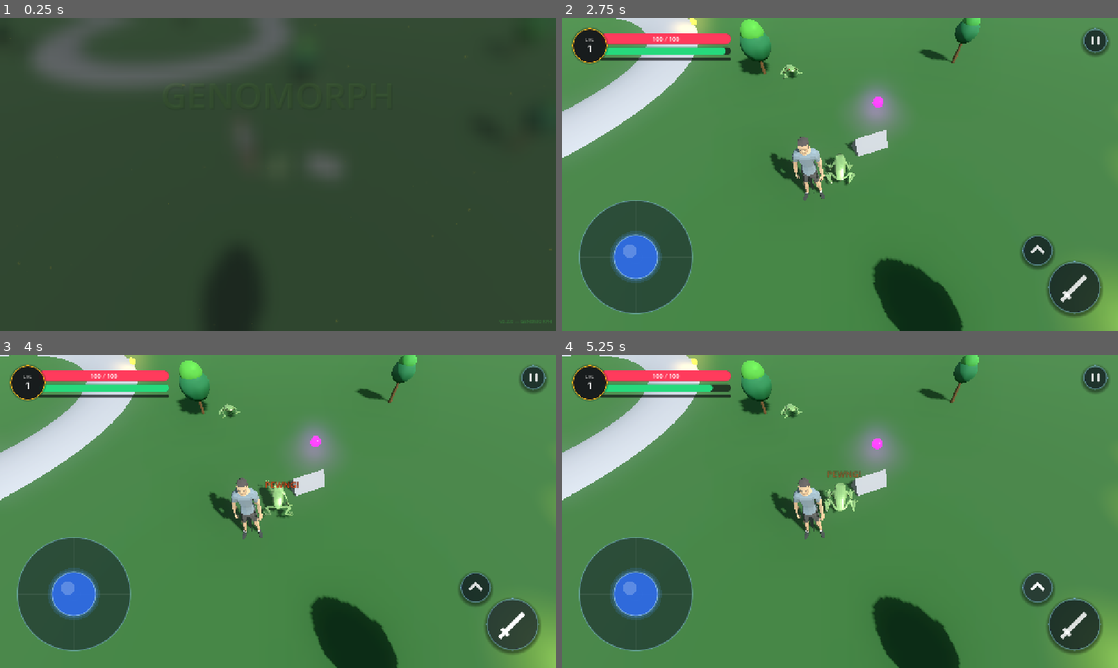
Above: before the commit, frames 1-4 (two rows, left to right).
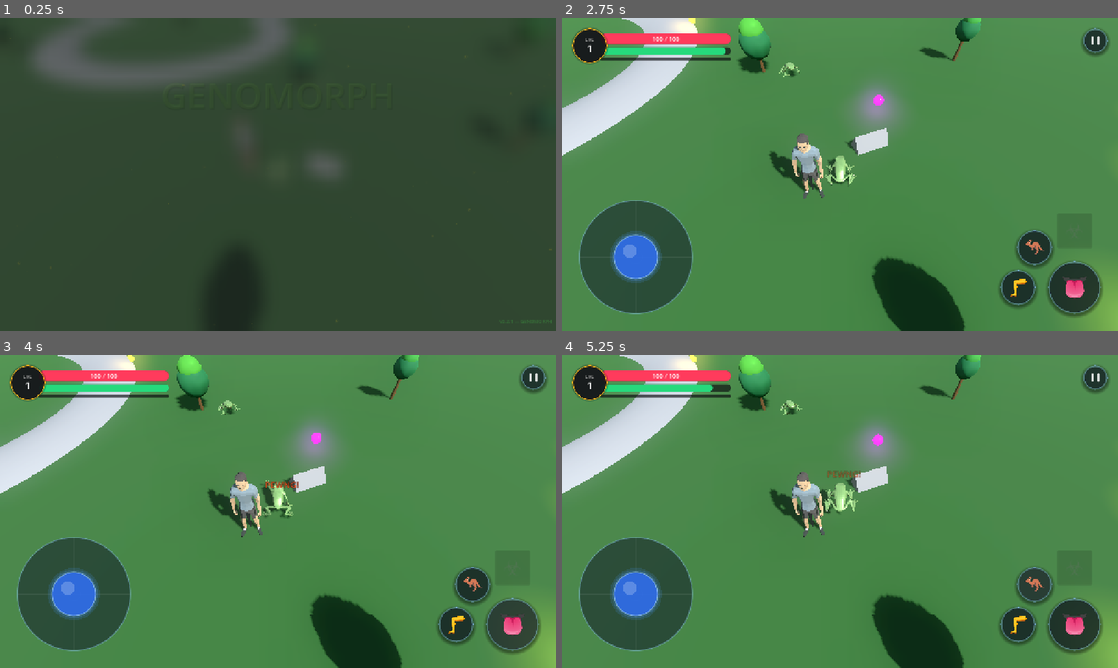
Above: after the commit, the same moments.

Repository: TradsKraken/GENOMORPH-
Game: Godot game, scene res://ui/main_menu.tscn
The game is run twice, just before and just after one commit, with the same random seed, the same clock (stepped at 60 frames per second) and the same inputs.
Inputs (mouse positions are in pixels of both pictures, inside the frame that each line leads up to):
- Up to frame 1 (0.25 s): no input
- Up to frame 2 (2.75 s): tap Enter (ui_accept) at 0.5, 0.77 s; move the mouse to (962, 158) at 0.52 s; hold Right (ui_right) 0.53-1.25 s; click (962, 158) at 0.67 s; click "PLAY GAME" at 1.25 s; click "PLAY GAME" at 2 s
- Up to frame 3 (4 s): drag from (166, 527) to (250, 574) at 2.77 s; click (511, 624) at 3.52 s
- Up to frame 4 (5.25 s): click (1073, 624) at 4.25 s, where only the run after the commit has a clickable "👅"; click (1040, 586) at 5.02 s

The runs differ from the first frame. In frame 2, 3.0% of the frame differs, in the area x 0-95%, y 0-100%; in frame 3, 4.1%; in frame 4, 4.1%.

Commit message:
feat: implement NPC interaction system, player character scene, and comprehensive mobile-friendly HUD

Diff:
--- a/levels/node_3d.tscn
+++ b/levels/node_3d.tscn
@@ -1743,7 +1743,7 @@
 surface_material_override/0 = SubResource("GroundMat")
 
 [node name="CollisionShape3D" type="CollisionShape3D" parent="Ground" unique_id=36256288]
-transform = Transform3D(6.17, 0, 0, 0, 6.17, 0, 0, 0, 6.17, 0, -0.1, 0)
+transform = Transform3D(6.17, 0, 0, 0, 1, 0, 0, 0, 6.17, 0, -0.1, 0)
 shape = SubResource("GroundShape")
 
 [node name="Frog NPC" parent="." unique_id=980342005 instance=ExtResource("7_4b24i")]
@@ -1775,7 +1775,7 @@
 [node name="StaticBody3D" type="StaticBody3D" parent="." unique_id=1729106432]
 
 [node name="MeshInstance3D" type="MeshInstance3D" parent="StaticBody3D" unique_id=1692943073]
-transform = Transform3D(0.95272344, 0, -2.2571704, 0, 2.45, 0, 2.2571704, 0, 0.95272344, 2.1685376, 0, -2.7444468)
+transform = Transform3D(0.95272344, 0, -2.2571704, 0, 2.45, 0, 2.2571704, 0, 0.95272344, 2.1685376, 0, -2.7452707)
 mesh = SubResource("PrismMesh_a0tk4")
 
 [node name="CollisionShape3D2" type="CollisionShape3D" parent="StaticBody3D" unique_id=515583625]
--- a/levels/npc_frog.gd
+++ b/levels/npc_frog.gd
@@ -1,7 +1,7 @@
 extends Node3D
 
 @export var interact_distance: float = 4.0
-@export var prompt_text: String = "Talk with Lolo Palaka..."
+@export var prompt_text: String = "Tap to talk"
 
 var _label: Label3D
 var _anim_player: AnimationPlayer
--- a/player/player.tscn
+++ b/player/player.tscn
@@ -11,7 +11,7 @@
 script = ExtResource("1_player_script")
 
 [node name="CollisionShape3D" type="CollisionShape3D" parent="." unique_id=1990818176]
-transform = Transform3D(1, 0, 0, 0, 1, 0, 0, 0, 1, 0, 0.9, 0)
+transform = Transform3D(3.235, 0, 0, 0, 0.08424103, -1.8426651, 0, 1.6728802, 0.09279087, 0, 0.6903548, 0.109)
 shape = SubResource("2_capsule_shape")
 
-[node name="Frog" parent="." instance=ExtResource("2_frog_scene")]
+[node name="Frog" parent="." unique_id=108799412 instance=ExtResource("2_frog_scene")]
--- a/project.godot
+++ b/project.godot
@@ -11,7 +11,7 @@
 [application]
 
 config/name="GENOMORPH"
-config/version="0.2.0"
+config/version="0.2.1"
 run/main_scene="res://ui/main_menu.tscn"
 config/features=PackedStringArray("4.7", "Mobile")
 config/icon="res://assets/icon.svg"
--- /dev/null
+++ b/ui/action_buttons.gd
@@ -0,0 +1,25 @@
+extends Control
+
+@onready var primary_btn: Button = $PrimaryAttack
+@onready var skill1_btn: Button = $Skill1
+@onready var skill2_btn: Button = $Skill2
+@onready var skill3_btn: Button = $Skill3
+
+func _ready() -> void:
+	# Skill 3 (Cutaneous Respiration - Ultimate)
+	# Zones 1–3 (Locked State): visually greyed out, transparent, completely unclickable.
+	skill3_btn.disabled = true
+	skill3_btn.modulate = Color(0.5, 0.5, 0.5, 0.5)
+
+# The following methods will be connected to button signals later
+func _on_primary_attack_pressed() -> void:
+	pass
+
+func _on_skill1_pressed() -> void:
+	pass
+
+func _on_skill2_pressed() -> void:
+	pass
+
+func _on_skill3_pressed() -> void:
+	pass
--- a/ui/hud.gd
+++ b/ui/hud.gd
@@ -24,7 +24,9 @@
 var _lvl_lbl:    Label
 
 var _attack_btn: Button
+var _skill1_btn: Button
 var _jump_btn:   Button
+var _skill3_btn: Button
 var _menu_btn:   Button
 var _menu_panel: PanelContainer
 var _menu_open:  bool = false
@@ -124,35 +126,68 @@
 # ── Action Buttons ────────────────────────────────────────────────────────────
 
 func _build_action_buttons() -> void:
-	# Attack Button (Main, Bottom Right)
-	_attack_btn = _make_circle_btn("", 120, C_BTN_NORM)
+	# 1. Primary Attack Button (Sticky Tongue Whip)
+	# Largest button, outermost bottom-right
+	_attack_btn = _make_circle_btn("👅", 120, C_BTN_NORM)
+	_attack_btn.add_theme_font_size_override("font_size", 64)
 	_attack_btn.set_anchor(SIDE_RIGHT, 1.0)
 	_attack_btn.set_anchor(SIDE_BOTTOM, 1.0)
 	_attack_btn.set_anchor(SIDE_LEFT, 1.0)
 	_attack_btn.set_anchor(SIDE_TOP, 1.0)
 	_attack_btn.offset_right  = -40
 	_attack_btn.offset_bottom = -40
-	_attack_btn.offset_left   = -40 - 120
-	_attack_btn.offset_top    = -40 - 120
+	_attack_btn.offset_left   = -160
+	_attack_btn.offset_top    = -160
 	_attack_btn.button_down.connect(func(): Input.action_press("attack"))
 	_attack_btn.button_up.connect(func():   Input.action_release("attack"))
-	_attack_btn.draw.connect(_draw_attack_icon)
 	_root.add_child(_attack_btn)
 
-	# Jump Button (Small, Top-Left of Attack)
-	_jump_btn = _make_circle_btn("", 70, C_BTN_NORM)
+	# 2. Skill 1 Button (Webbed Lunge)
+	# Medium, directly to the left of Primary Attack
+	_skill1_btn = _make_circle_btn("🦵", 80, C_BTN_NORM)
+	_skill1_btn.add_theme_font_size_override("font_size", 48)
+	_skill1_btn.set_anchor(SIDE_RIGHT, 1.0)
+	_skill1_btn.set_anchor(SIDE_BOTTOM, 1.0)
+	_skill1_btn.set_anchor(SIDE_LEFT, 1.0)
+	_skill1_btn.set_anchor(SIDE_TOP, 1.0)
+	_skill1_btn.offset_right  = -190
+	_skill1_btn.offset_bottom = -60
+	_skill1_btn.offset_left   = -270
+	_skill1_btn.offset_top    = -140
+	_root.add_child(_skill1_btn)
+
+	# 3. Skill 2 Button (Splashdown Jump)
+	# Medium, directly above Skill 1, forming the center of the UI arc
+	_jump_btn = _make_circle_btn("🦘", 80, C_BTN_NORM)
+	_jump_btn.add_theme_font_size_override("font_size", 48)
 	_jump_btn.set_anchor(SIDE_RIGHT, 1.0)
 	_jump_btn.set_anchor(SIDE_BOTTOM, 1.0)
 	_jump_btn.set_anchor(SIDE_LEFT, 1.0)
 	_jump_btn.set_anchor(SIDE_TOP, 1.0)
-	_jump_btn.offset_right  = -150
-	_jump_btn.offset_bottom = -150
-	_jump_btn.offset_left   = -150 - 70
-	_jump_btn.offset_top    = -150 - 70
+	_jump_btn.offset_right  = -152
+	_jump_btn.offset_bottom = -152
+	_jump_btn.offset_left   = -232
+	_jump_btn.offset_top    = -232
 	_jump_btn.button_down.connect(func(): Input.action_press("ui_accept"))
 	_jump_btn.button_up.connect(func():   Input.action_release("ui_accept"))
-	_jump_btn.draw.connect(_draw_jump_icon)
 	_root.add_child(_jump_btn)
+
+	# 4. Skill 3 Button (Cutaneous Respiration - Ultimate)
+	# Medium, top of the curved arc (directly above Primary Attack)
+	_skill3_btn = _make_circle_btn("☣️", 80, C_BTN_NORM)
+	_skill3_btn.add_theme_font_size_override("font_size", 48)
+	_skill3_btn.set_anchor(SIDE_RIGHT, 1.0)
+	_skill3_btn.set_anchor(SIDE_BOTTOM, 1.0)
+	_skill3_btn.set_anchor(SIDE_LEFT, 1.0)
+	_skill3_btn.set_anchor(SIDE_TOP, 1.0)
+	_skill3_btn.offset_right  = -60
+	_skill3_btn.offset_bottom = -190
+	_skill3_btn.offset_left   = -140
+	_skill3_btn.offset_top    = -270
+	_skill3_btn.disabled = true
+	_skill3_btn.modulate = Color(0.5, 0.5, 0.5, 0.5) # Locked visual state
+	_root.add_child(_skill3_btn)
+
 
 	# Menu Button (Top Right)
 	_menu_btn = _make_circle_btn("", 56, C_BTN_NORM)
Not shown, added: ui/action_buttons.gd.uid
